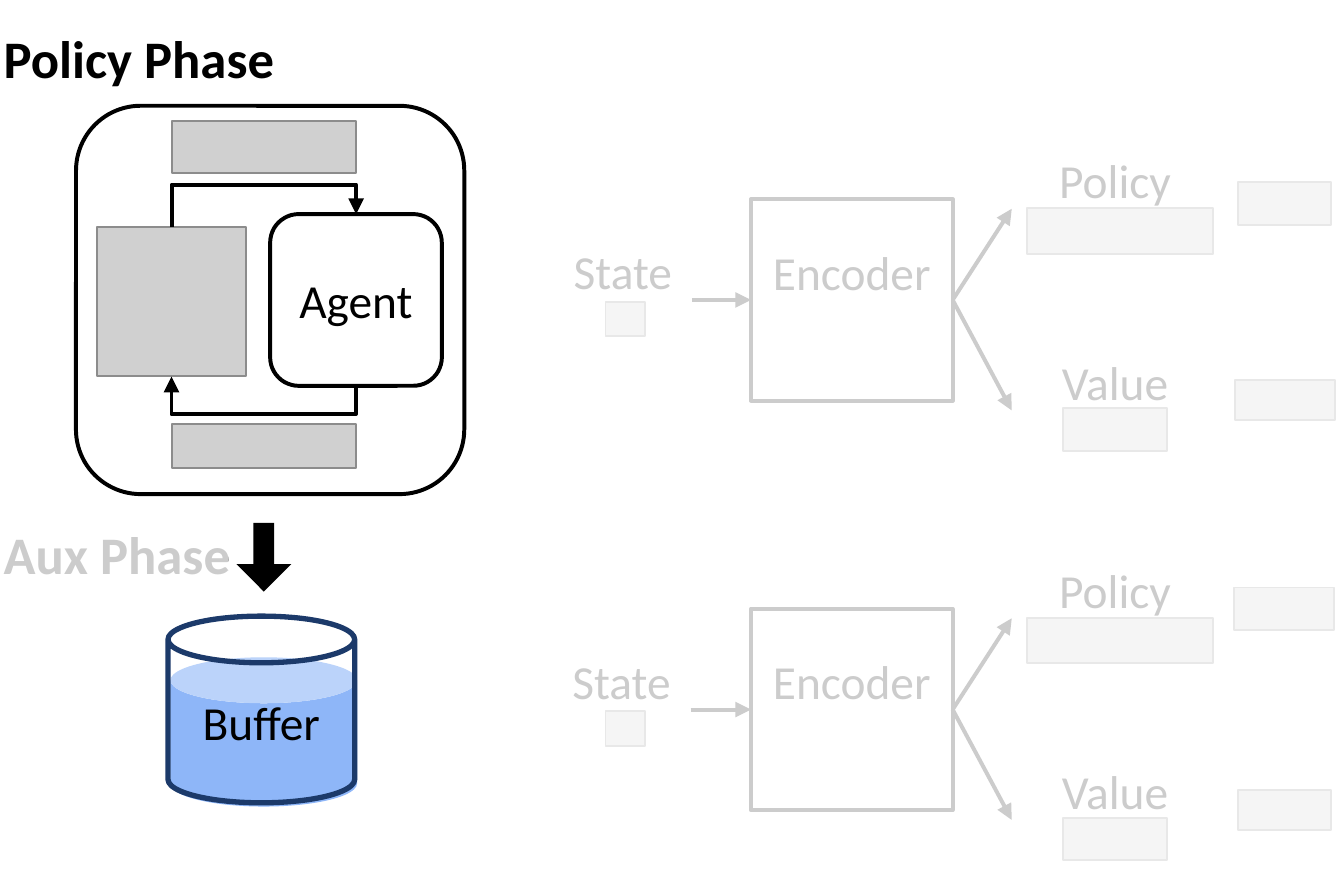
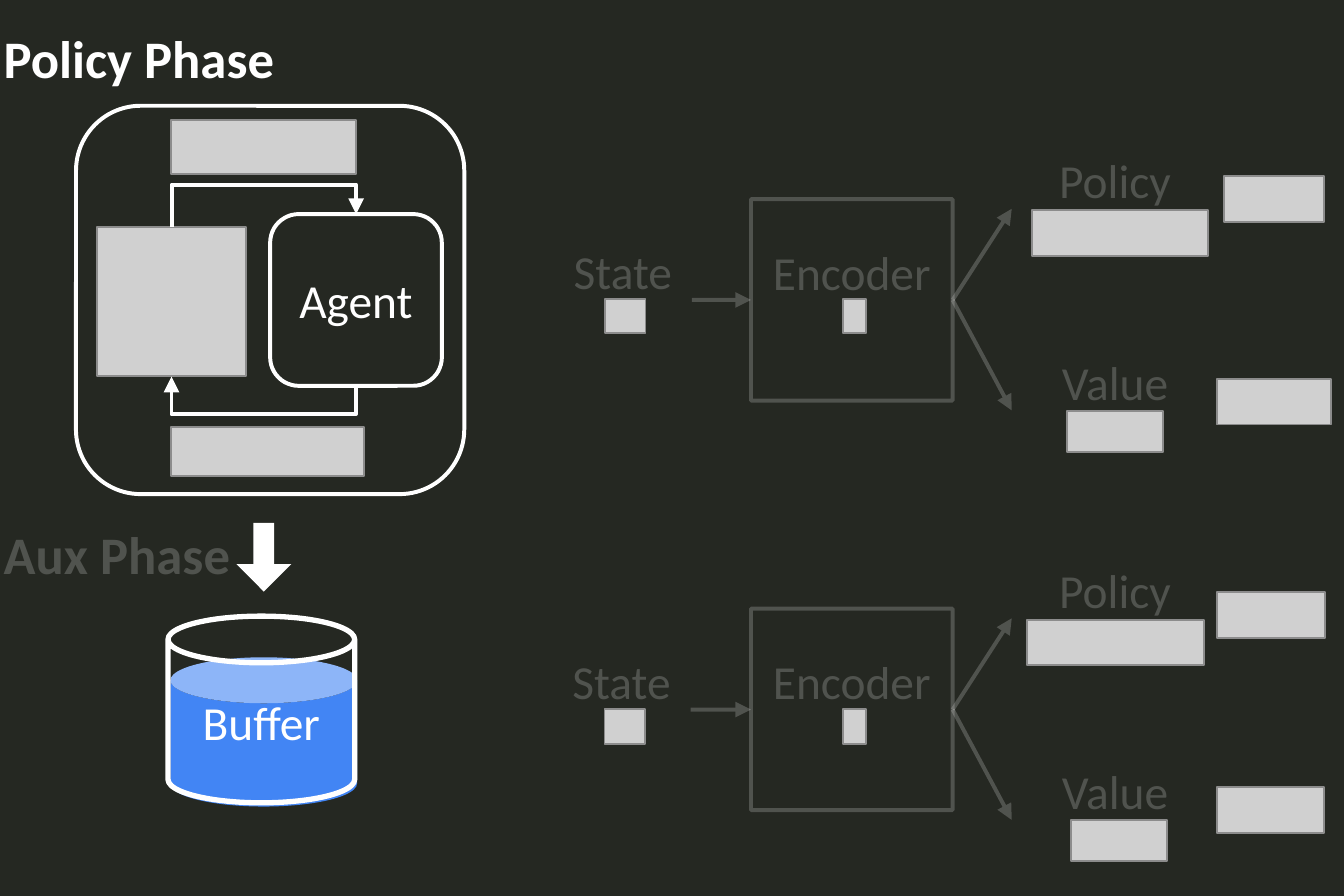
Before and after one commit to symoon11/symoon11.github.io, a slide deck: slide 9 of images/moon22neurips_dark.pptx. Drawn at 1344x896 pixels with LibreOffice and Linux fonts; fonts in the diff are those of the drawing; grey boxes stand for pictures; background and template pictures are left out. Boxes give left, top, right and bottom in pixels: in the first picture for what was removed or moved away, otherwise in the second. Text is boxed around its words. In the diff, an @@ line names an element or a change of style, - is before the commit and + after.

```diff
--- a/images/moon22neurips_dark.pptx
+++ b/images/moon22neurips_dark.pptx
@@ background #FFFFFF to #252822 @@
@@ text "Policy Phase" at (4,41,274,87): text colour #000000 to #FFFFFF @@
@@ rectangle removed at (523,44,1344,887) @@
@@ rounded rectangle at (76,106,464,495): outline #000000 1.5 pt to #FFFFFF 1.5 pt @@
@@ picture: place and size @@
-picture at (1238,182,1331,226)
+picture at (1223,176,1323,222)
@@ elbow arrow (171, 227) - (356, 214): stroke #000000 1.5 pt to #FFFFFF 1.5 pt @@
@@ rectangle "Encoder" at (751,199,952,400): text colour #000000 to #FFFFFF at 20% opacity; outline #000000 1.5 pt to #FFFFFF 1.5 pt @@
@@ arrow (952, 300) - (1010, 209): stroke #000000 1.5 pt to #FFFFFF 1.5 pt @@
@@ rounded rectangle "Agent" at (269,214,442,387): text colour #000000 to #FFFFFF; outline #000000 1.5 pt to #FFFFFF 1.5 pt @@
@@ text colour #000000 to #FFFFFF at 20% opacity in 7 elements at (4,537,230,574), (1059,575,1171,620), (1062,776,1168,822), (572,669,670,711), (1059,165,1171,210), (1062,367,1168,412), (574,259,672,302) @@
@@ picture: place and size @@
-picture at (1026,209,1211,254)
+picture at (1031,210,1208,256)
@@ arrow (692, 300) - (751, 300): stroke #000000 1.5 pt to #FFFFFF 1.5 pt @@
@@ picture added at (842,300,866,334) @@
@@ arrow (952, 300) - (1010, 409): stroke #000000 1.5 pt to #FFFFFF 1.5 pt @@
@@ elbow arrow (356, 385) - (171, 377): stroke #000000 1.5 pt to #FFFFFF 1.5 pt @@
@@ picture: place and size @@
-picture at (1234,379,1335,419)
+picture at (1217,379,1331,425)
@@ picture: place and size @@
-picture at (1063,408,1168,449)
+picture at (1067,411,1164,453)
@@ picture: place and size @@
-picture at (171,425,354,468)
+picture at (171,427,364,476)
@@ rectangle removed at (0,521,227,586) @@
@@ down arrow at (237,523,292,591): fill #000000 to #FFFFFF @@
@@ picture: place and size @@
-picture at (1234,588,1335,629)
+picture at (1217,591,1325,637)
@@ cylinder "Buffer" at (169,616,354,802): text colour #000000 to #FFFFFF; outline #1D3A6B 2 pt to #FFFFFF 2 pt @@
@@ rectangle "Encoder" at (751,608,952,809): text colour #000000 to #FFFFFF at 20% opacity; outline #000000 1.5 pt to #FFFFFF 1.5 pt @@
@@ arrow (952, 709) - (1010, 618): stroke #000000 1.5 pt to #FFFFFF 1.5 pt @@
@@ picture: place and size @@
-picture at (1026,618,1211,663)
+picture at (1026,620,1202,665)
@@ cylinder at (171,658,356,808): fill #8EB6F8 to #4285F4 @@
@@ arrow (690, 709) - (751, 709): stroke #000000 1.5 pt to #FFFFFF 1.5 pt @@
@@ picture added at (842,709,866,743) @@
@@ arrow (952, 709) - (1010, 819): stroke #000000 1.5 pt to #FFFFFF 1.5 pt @@
@@ picture: place and size @@
-picture at (1238,790,1331,830)
+picture at (1217,787,1323,832)
@@ picture: place and size @@
-picture at (1063,817,1168,859)
+picture at (1071,819,1168,861)
```
Also in this commit, not shown: 13 other slides changed, 1 slide added, 3 other files.
